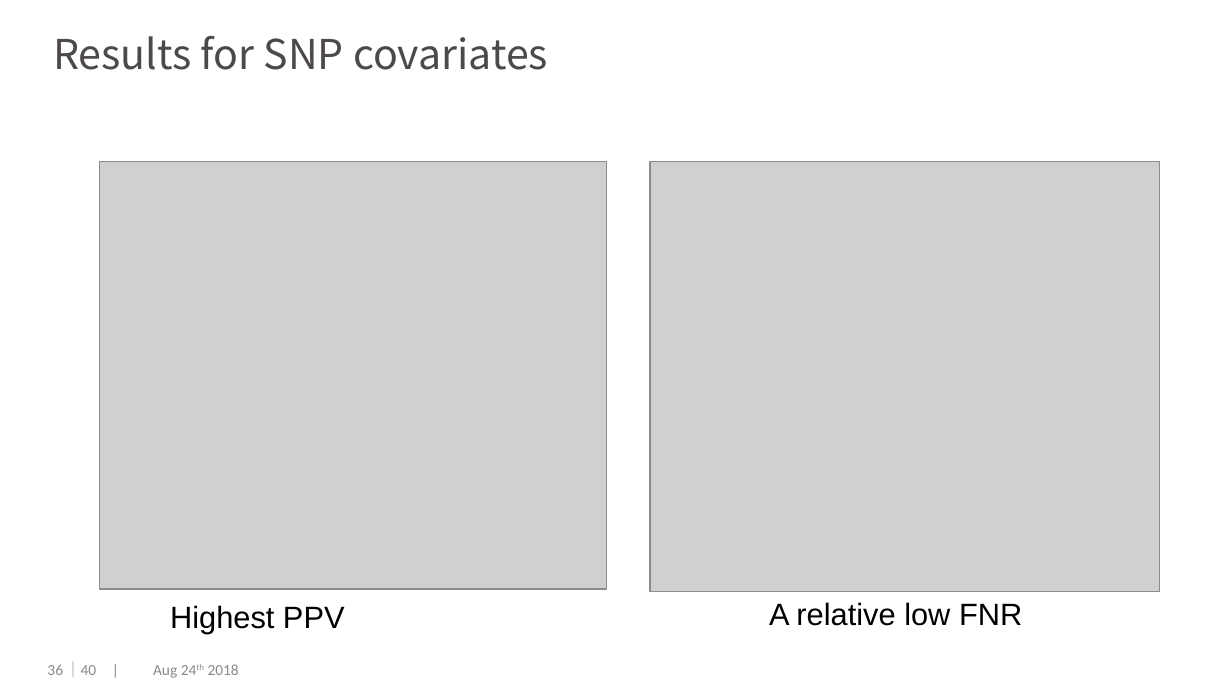
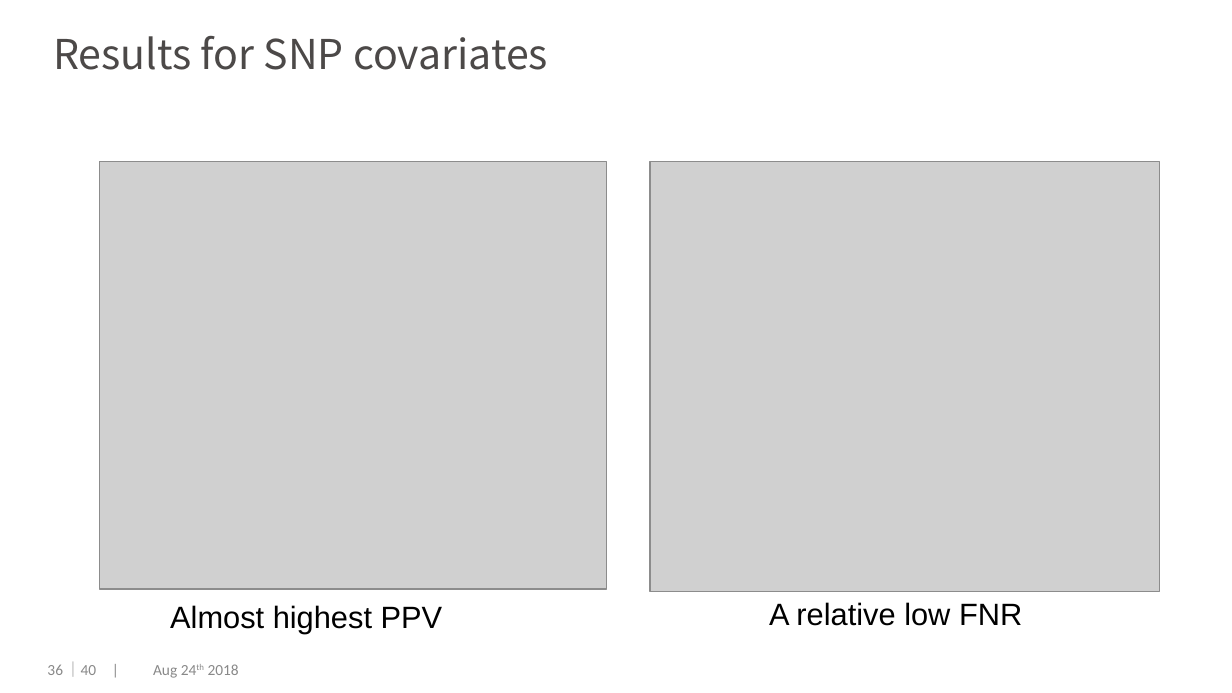
Before and after one commit to dengwx11/GroupLasso, a slide deck: slide 37 of manu & slides/Final.pptx. Drawn at 1232x693 pixels with LibreOffice and Linux fonts; fonts in the diff are those of the drawing; grey boxes stand for pictures; background and template pictures are left out. Boxes give left, top, right and bottom in pixels: in the first picture for what was removed or moved away, otherwise in the second. Text is boxed around its words. In the diff, an @@ line names an element or a change of style, - is before the commit and + after.

```diff
--- a/manu & slides/Final.pptx
+++ b/manu & slides/Final.pptx
@@ text at (170,605,443,633): text changed @@
-Highest PPV
+Almost highest PPV
```
Also in this commit, not shown: 2 other slides changed, 1 slide added, 1 slide removed, 1 other file.
